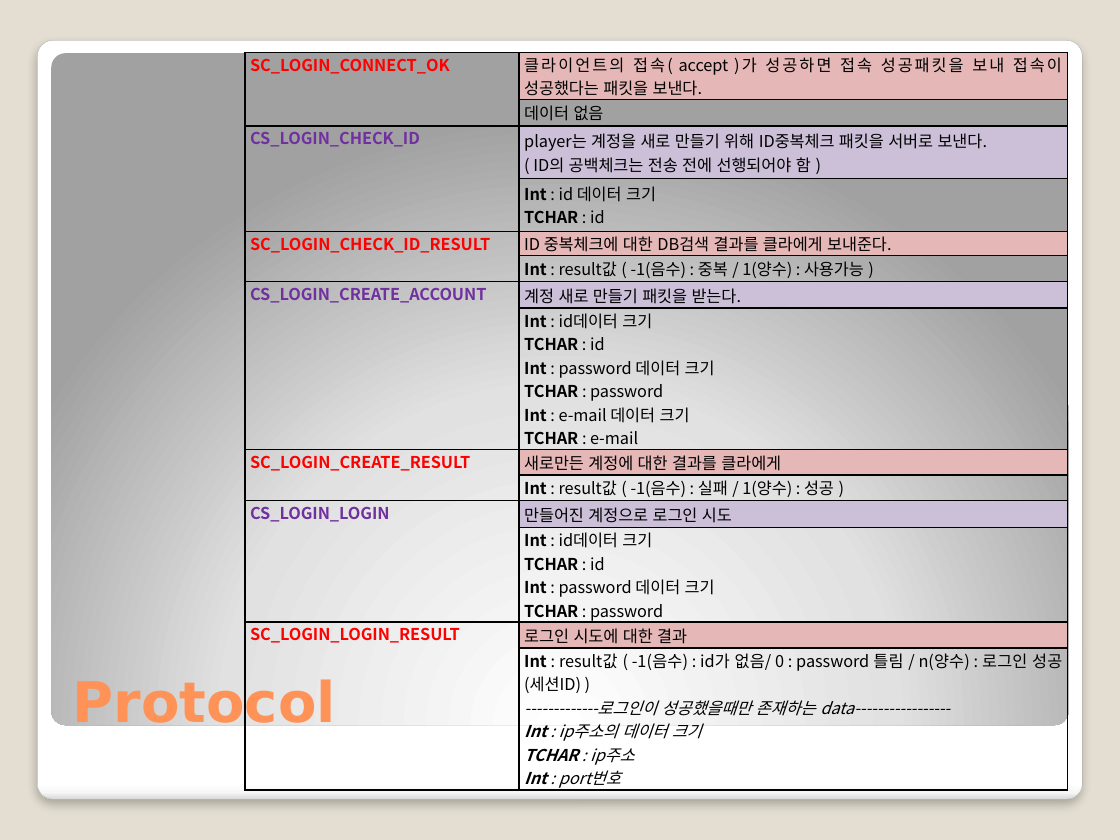
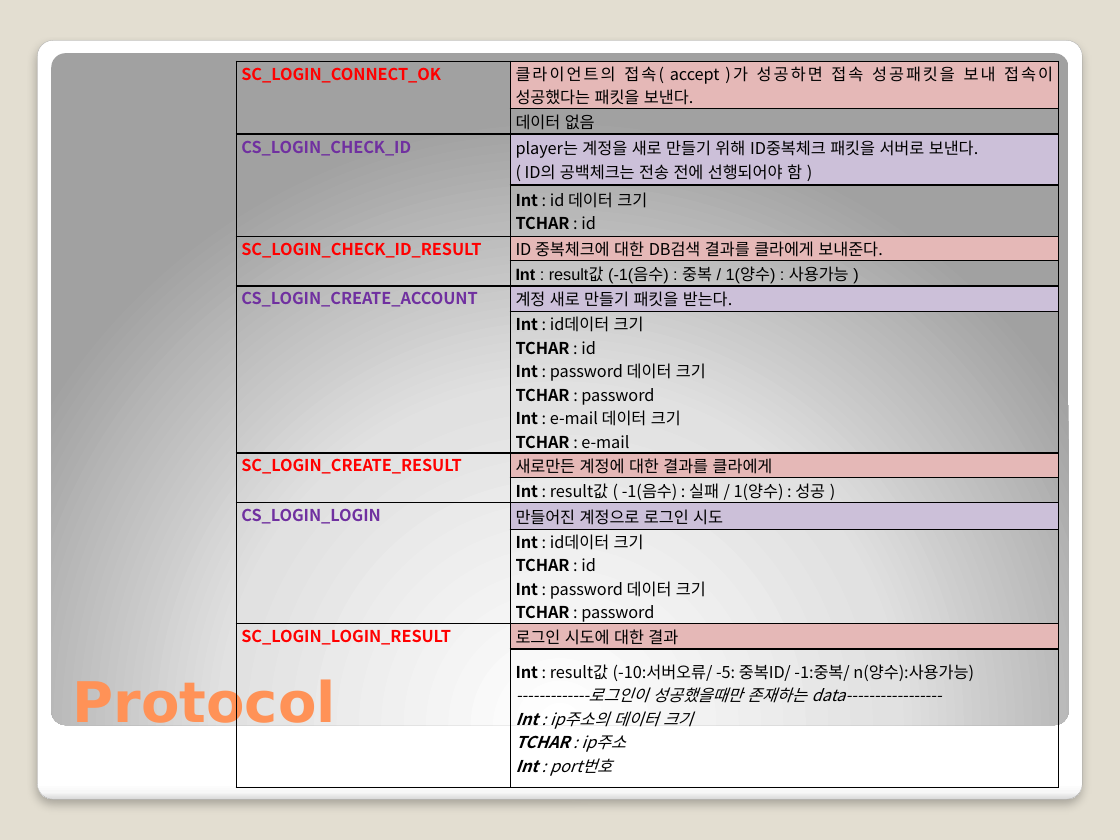
Before and after one commit to opk7977/privateserverlib, a slide deck: slide 5 of wiki/1차 발표_서버/Min人Made.pptx (slide 4 before the commit). Drawn at 1120x840 pixels with LibreOffice and Linux fonts; fonts in the diff are those of the drawing. Boxes give left, top, right and bottom in pixels: in the first picture for what was removed or moved away, otherwise in the second. Text is boxed around its words. In the diff, an @@ line names an element or a change of style, - is before the commit and + after.

```diff
--- a/wiki/1차 발표_서버/Min人Made.pptx
+++ b/wiki/1차 발표_서버/Min人Made.pptx
@@ table at bbox=[236, 62, 1060, 780] @@
-row 6, column 2: Int : result값 ( -1(음수) : 중복 / 1(양수) : 사용가능 )
+row 6, column 2: Int : result값 (-1(음수) : 중복 / 1(양수) : 사용가능 )
-row 14, column 2: Int : result값 ( -1(음수) : id가 없음/ 0 : password 틀림 / n(양수) : 로그인 성공(세션ID) ) / -------------로그인이 성공했을때만 존재하는 data----------------- / Int : ip주소의 데이터 크기 / TCHAR : ip주소 / Int : port번호
+row 14, column 2: Int : result값 (-10:서버오류/ -5: 중복ID/ -1:중복/ n(양수):사용가능) / -------------로그인이 성공했을때만 존재하는 data----------------- / Int : ip주소의 데이터 크기 / TCHAR : ip주소 / Int : port번호
@@ table: place and size @@
-table at bbox=[245, 53, 1068, 794]
+table at bbox=[236, 62, 1060, 780]
```
Also in this commit, not shown: 10 other files.
